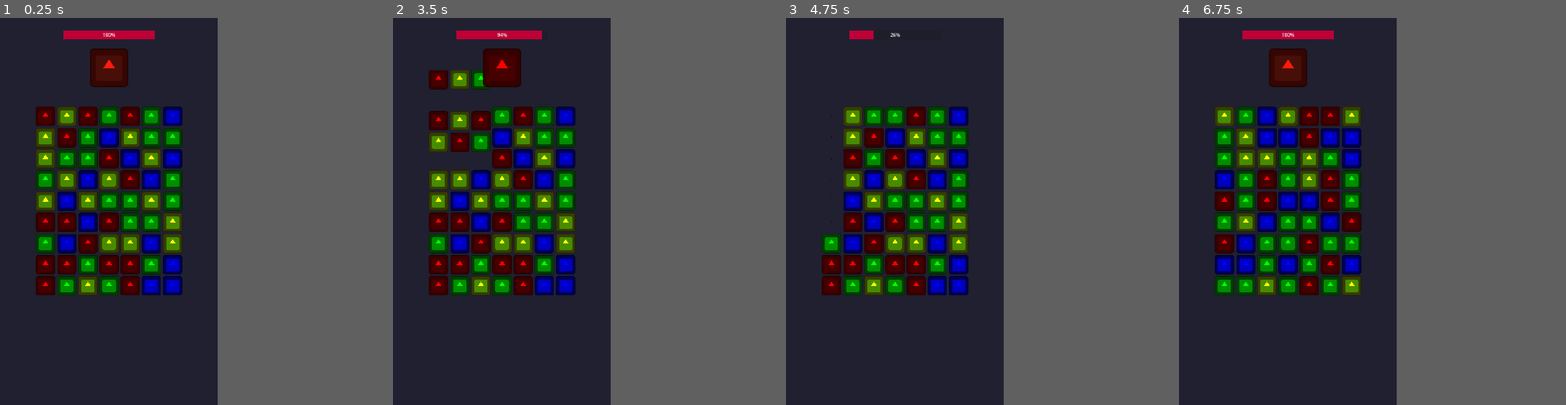
Above: before the commit, frames 1-4 (left to right).
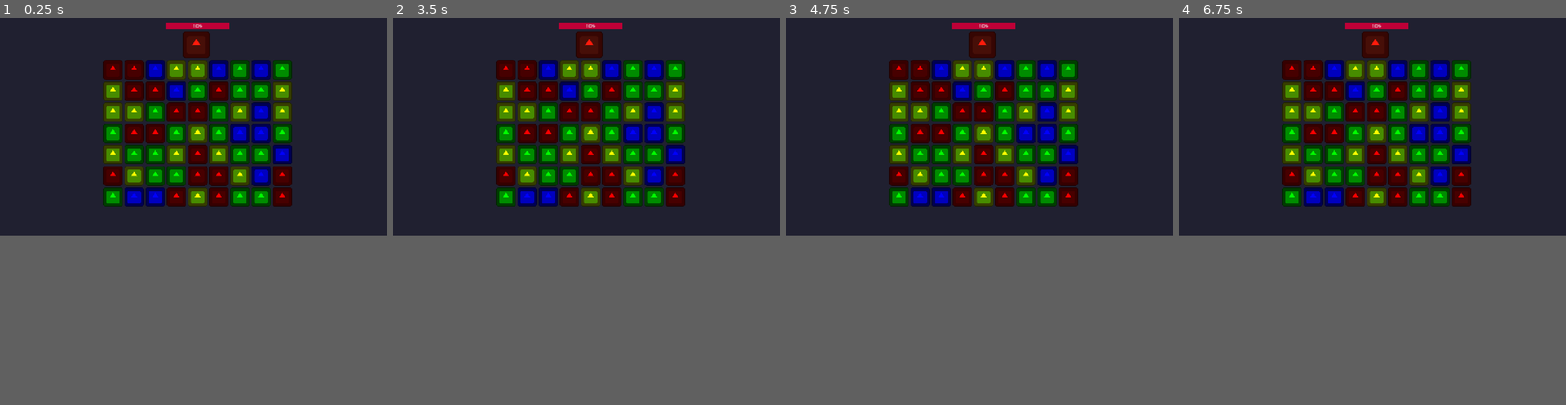
Above: after the commit, the same moments.

Repository: Santicavaliere/Match3-Combat-Prototype
Game: Godot game, scene res://Scenes/Game/GameLevel.tscn
Same seed, same stepped clock (60 frames per second), same inputs: the game is played once before the commit and once after it. The engine's default icon, where the game draws it, is replaced by a stand-in: a white triangle on a blue panel in a dark square.
Inputs (mouse positions are in pixels of both pictures, inside the frame that each line leads up to):
- Up to frame 1 (0.25 s): no input
- Up to frame 2 (3.5 s): tap Enter at 0.5, 2.75 s; drag from (439, 114) to (439, 223) at 0.52 s; tap Space at 1.25 s; drag from (439, 137) to (439, 242) at 1.27 s; move the mouse to (439, 157) at 2.02 s; click (439, 157) at 2.17 s; drag from (439, 180) to (458, 114) at 2.77 s
- Up to frame 3 (4.75 s): drag from (832, 122) to (832, 265) at 3.52 s; drag from (832, 168) to (851, 242) at 4.27 s
- Up to frame 4 (6.75 s): move the mouse to (1225, 242) at 5.02 s; click (1225, 242) at 5.17 s; drag from (1225, 265) to (1244, 199) at 5.77 s; tap Space at 6.5 s; drag from (1225, 285) to (1244, 223) at 6.52 s
In our replay, the window is 450x800 before the commit and 800x450 after it. These sizes can differ from the game's own. Grey fills any space a smaller window leaves; there, only what the larger window draws over its background counts as a difference.

The runs differ from the first frame. In frame 1, 29% of the frame differs, in the area x 9-76%, y 1-72%; in frame 2, 28%; in frame 3, 26%; in frame 4, 28%.

Commit message:
feat: complete milestone 2 (landscape lock, grid 9x7, smooth drag)

Diff:
--- a/Scenes/Game/GameLevel.tscn
+++ b/Scenes/Game/GameLevel.tscn
@@ -22,18 +22,24 @@
 color = Color(0.12549, 0.12549, 0.188235, 1)
 
 [node name="Camera2D" type="Camera2D" parent="."]
-position = Vector2(360, 640)
+position = Vector2(640, 360)
 
 [node name="GridManager" type="Node2D" parent="."]
-position = Vector2(115, 150)
+position = Vector2(338, -4)
 script = ExtResource("1_nk5f1")
 piece_scene = ExtResource("2_qgk3n")
 
 [node name="CanvasLayer" type="CanvasLayer" parent="."]
 
 [node name="Hud" parent="CanvasLayer" instance=ExtResource("3_3qaiq")]
-anchors_preset = 10
+anchors_preset = 5
+anchor_left = 0.5
+anchor_right = 0.5
 anchor_bottom = 0.0
+offset_left = -95.0
+offset_top = 15.0
+offset_right = 212.0
+offset_bottom = 185.0
 grow_vertical = 1
 size_flags_horizontal = 4
 
--- a/Scenes/UI/HUD.tscn
+++ b/Scenes/UI/HUD.tscn
@@ -7,12 +7,18 @@
 bg_color = Color(0.750628, 0, 0.216021, 1)
 
 [node name="Hud" type="Control"]
+custom_minimum_size = Vector2(130, 170)
 layout_mode = 3
 anchors_preset = 15
 anchor_right = 1.0
 anchor_bottom = 1.0
+offset_left = 100.0
+offset_top = 200.0
+offset_right = -880.0
+offset_bottom = -350.0
 grow_horizontal = 2
 grow_vertical = 2
+scale = Vector2(0.7, 0.7)
 script = ExtResource("1_qc5w2")
 
 [node name="ProgressBar" type="ProgressBar" parent="."]
@@ -21,9 +27,8 @@
 anchor_left = 0.5
 anchor_right = 0.5
 offset_left = -150.0
-offset_top = 40.0
 offset_right = 150.0
-offset_bottom = 70.0
+offset_bottom = 30.0
 grow_horizontal = 2
 theme_override_styles/fill = SubResource("StyleBoxFlat_qc5w2")
 step = 1.0
@@ -35,9 +40,9 @@
 anchors_preset = 5
 anchor_left = 0.5
 anchor_right = 0.5
-offset_left = -64.0
-offset_top = 100.0
-offset_right = 64.0
-offset_bottom = 228.0
+offset_left = -70.0
+offset_top = 40.0
+offset_right = 58.0
+offset_bottom = 168.0
 grow_horizontal = 2
 texture = ExtResource("1_omqfp")
--- a/Scripts/Grid/GridManager.gd
+++ b/Scripts/Grid/GridManager.gd
@@ -6,8 +6,8 @@
 class_name GridManager
 
 # --- CONFIGURATION ---
-@export var width: int = 7
-@export var height: int = 9
+@export var width: int = 9
+@export var height: int = 7
 @export var offset: int = 70
 @export var y_offset: int = 2
 @export var piece_scene: PackedScene
--- a/Scripts/Grid/Piece.gd
+++ b/Scripts/Grid/Piece.gd
@@ -1,35 +1,26 @@
 extends Node2D
 
-## Represents a single interactive tile object in the Match-3 grid.
-## Stores its own logical coordinates (Grid X, Y) and Type ID (Color).
-## Handles input detection and communicates with the GridManager via signals.
 class_name Piece
 
-## Signal emitted when this specific piece is clicked or touched.
-## Passing 'self' allows the GridManager to know exactly which instance was selected.
+# --- SIGNALS ---
 signal piece_selected(piece_ref)
+signal piece_swiped(piece_ref, direction)
 
+# --- VARIABLES ---
 var type: int
 var grid_x: int
 var grid_y: int
 
-# --- VARIABLES NUEVAS PARA EL DRAG ---
-var start_touch_pos = Vector2.ZERO
-var is_dragging = false
-var drag_threshold = 30.0 # Cuántos píxeles hay que mover el dedo para que cuente
-
-# Señal nueva para avisarle al GridManager hacia dónde fuimos
-signal piece_swiped(piece_ref, direction)
-
 @onready var sprite = $Sprite2D
 
+# --- IMPROVED INPUT VARIABLES ---
+## Stores the global position where the touch/click started.
+var start_touch_pos = Vector2.ZERO
+## Flag to track if the player is currently holding this piece.
+var is_dragging = false
+## Minimum distance (in pixels) the finger must move to register a swipe.
+var drag_threshold = 20.0
 
-
-## Initializes the piece data and visual appearance.
-## Called by GridManager immediately after instantiation.
-## @param tx: Logical X coordinate.
-## @param ty: Logical Y coordinate.
-## @param t_type: Integer ID that determines the color.
 func setup(tx: int, ty: int, t_type: int):
 	grid_x = tx
 	grid_y = ty
@@ -40,36 +31,45 @@
 		2: sprite.modulate = Color.GREEN
 		3: sprite.modulate = Color.YELLOW
 
-
+# 1. INITIAL DETECTION (Triggered only when touching INSIDE the collision shape)
 func _on_area_2d_input_event(_viewport, event, _shape_idx):
-	# 1. Cuando empezamos a tocar (Press)
 	if event is InputEventMouseButton and event.pressed and event.button_index == MOUSE_BUTTON_LEFT:
 		is_dragging = true
 		start_touch_pos = get_global_mouse_position()
-		# Opcional: Seleccionar visualmente la pieza si quieres
+
+		scale = Vector2(1.1, 1.1)
 		piece_selected.emit(self)
 
-	# 2. Cuando soltamos el click (Release)
-	elif event is InputEventMouseButton and not event.pressed:
-		is_dragging = false
+# 2. GLOBAL TRACKING (Tracks movement even if the finger leaves the piece area)
+func _input(event):
+	if not is_dragging:
+		return
 
-	# 3. Mientras movemos el dedo/mouse (Drag)
-	elif event is InputEventMouseMotion and is_dragging:
+	if event is InputEventMouseButton and not event.pressed and event.button_index == MOUSE_BUTTON_LEFT:
+		stop_dragging()
+
+	elif event is InputEventMouseMotion:
 		var current_pos = get_global_mouse_position()
 		var difference = current_pos - start_touch_pos
 
-		# Si movimos el dedo más allá del umbral...
 		if difference.length() > drag_threshold:
-			# Calculamos la dirección principal (Arriba, Abajo, Izq, Der)
-			var direction = Vector2.ZERO
+			calculate_direction(difference)
 
-			if abs(difference.x) > abs(difference.y):
-				# Movimiento Horizontal
-				direction.x = sign(difference.x) # 1 (Derecha) o -1 (Izquierda)
-			else:
-				# Movimiento Vertical
-				direction.y = sign(difference.y) # 1 (Abajo) o -1 (Arriba)
+## Determines the primary direction of the swipe (Horizontal vs Vertical).
+## Emits the swipe signal and stops the drag interaction immediately.
+func calculate_direction(difference: Vector2):
+	var direction = Vector2.ZERO
 
-			# ¡Enviamos la señal y dejamos de arrastrar!
-			piece_swiped.emit(self, direction)
-			is_dragging = false
+	if abs(difference.x) > abs(difference.y):
+		direction.x = sign(difference.x)
+	else:
+		direction.y = sign(difference.y)
+
+	if direction != Vector2.ZERO:
+		piece_swiped.emit(self, direction)
+		stop_dragging()
+
+## Resets the dragging state and visual scaling.
+func stop_dragging():
+	is_dragging = false
+	scale = Vector2(1.0, 1.0)
--- a/project.godot
+++ b/project.godot
@@ -23,11 +23,11 @@
 
 [display]
 
-window/size/viewport_width=720
-window/size/viewport_height=1280
+window/size/viewport_width=1280
+window/size/viewport_height=720
 window/stretch/mode="canvas_items"
 window/stretch/aspect="expand"
-window/handheld/orientation=6
+window/handheld/orientation=4
 
 [input_devices]
 
Not shown, changed: export_presets.cfg
